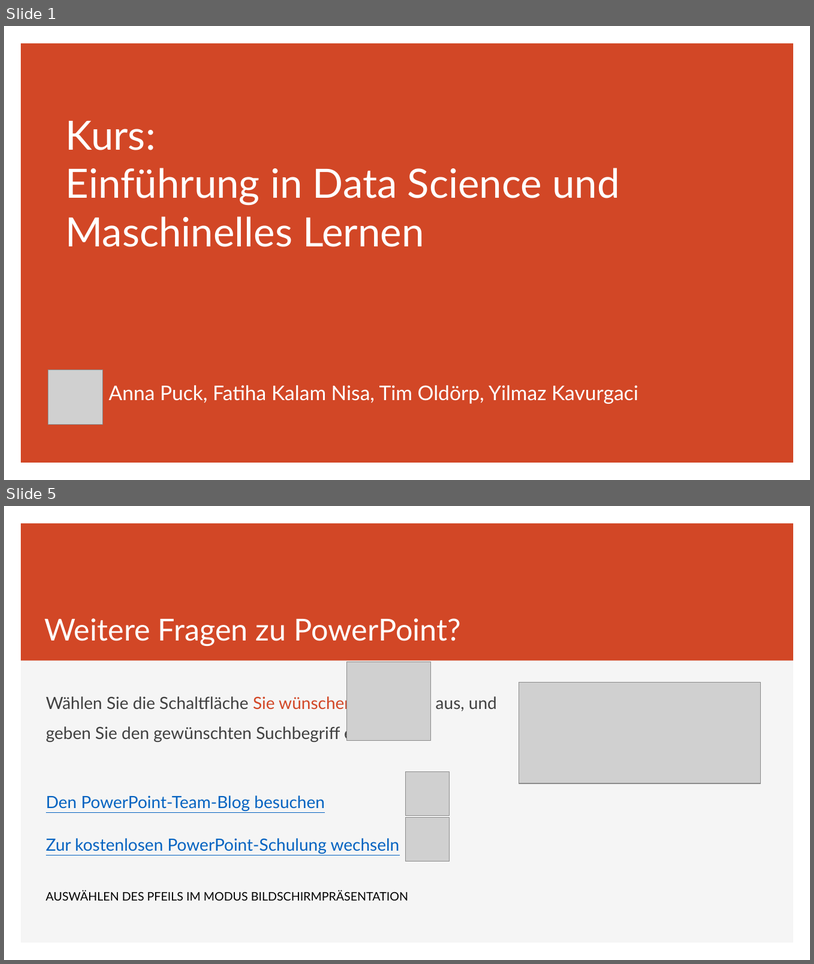
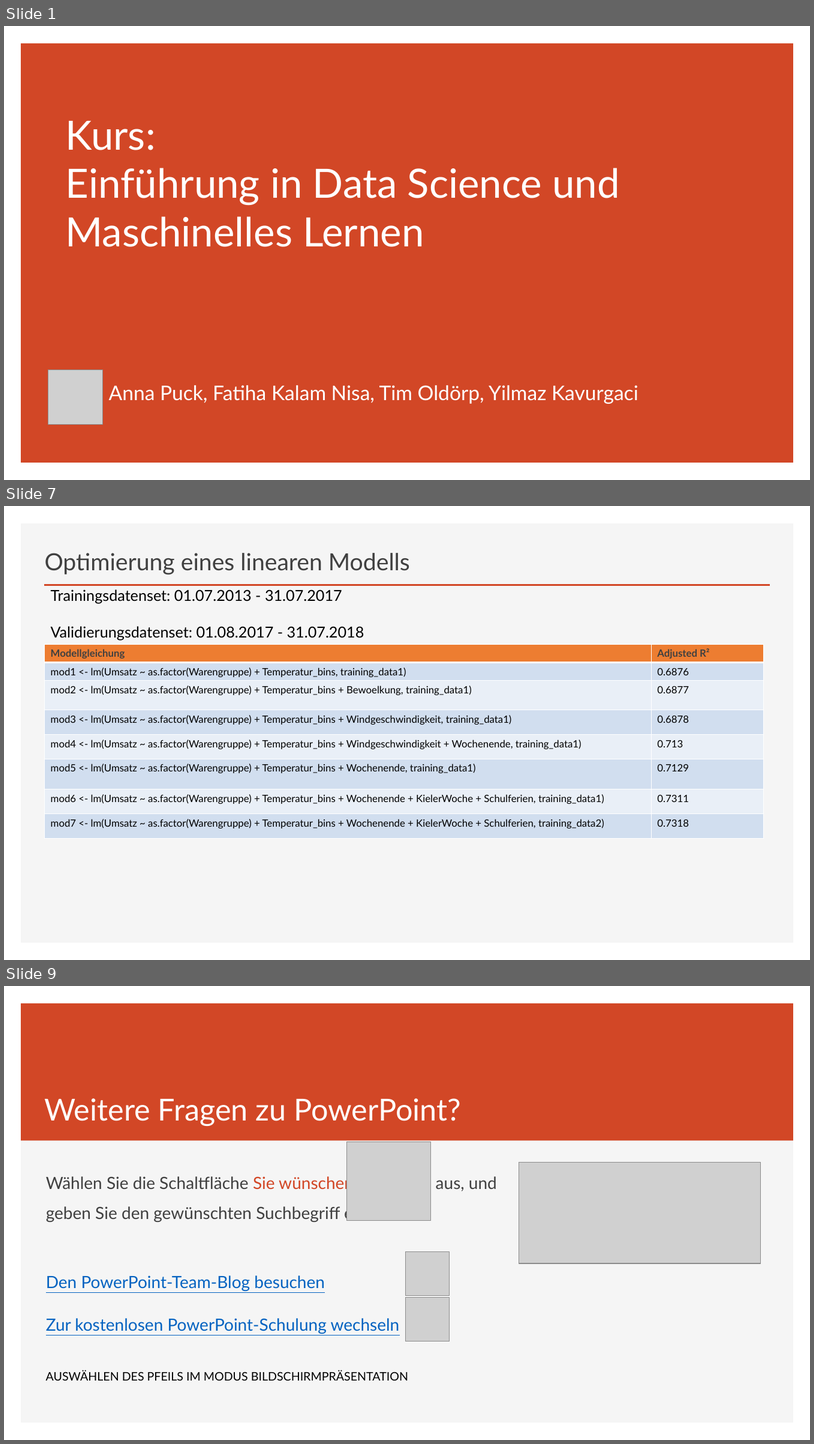
Before and after one commit to annapuu/gruppe3, a slide deck: 4_Presentation/Präsentation.pptx. Shown one above the other, each under a label of ours: slides 1 and 5 before the commit, slides 1, 7 and 9 after it; the slides between them are not shown. The pictures are 814x964 and 814x1444 pixels, drawn with LibreOffice and Linux fonts; fonts in the diff are those of the drawing; grey boxes stand for pictures. Boxes give left, top, right and bottom in pixels: in the first picture for what was removed or moved away, otherwise in the second. Text is boxed around its words. In the diff, an @@ line names an element or a change of style, - is before the commit and + after.

```diff
--- a/4_Presentation/Präsentation.pptx
+++ b/4_Presentation/Präsentation.pptx
@@ slide 7 added at [4, 506, 810, 960], background #FFFFFF; not listed: 1 template element that a slide beside it also shows @@
@@ title added at [45, 553, 410, 574], 28 pt, text #404040 @@
+Optimierung eines linearen Modells
@@ line added from (44, 585) to (770, 585), #D24726 2 pt @@
@@ text added at [51, 589, 365, 640], 18 pt, text #000000 @@
+Trainingsdatenset: 01.07.2013 - 31.07.2017
+Validierungsdatenset: 01.08.2017 - 31.07.2018
@@ table added at [45, 644, 764, 838], 8 rows, 2 columns @@
+Modellgleichung | Adjusted R²
+mod1 <- lm(Umsatz ~ as.factor(Warengruppe) + Temperatur_bins, training_data1) | 0.6876
+mod2 <- lm(Umsatz ~ as.factor(Warengruppe) + Temperatur_bins + Bewoelkung, training_data1) | 0.6877
+mod3 <- lm(Umsatz ~ as.factor(Warengruppe) + Temperatur_bins + Windgeschwindigkeit, training_data1) | 0.6878
+mod4 <- lm(Umsatz ~ as.factor(Warengruppe) + Temperatur_bins + Windgeschwindigkeit + Wochenende, training_data1) | 0.713
+mod5 <- lm(Umsatz ~ as.factor(Warengruppe) + Temperatur_bins + Wochenende, training_data1) | 0.7129
+mod6 <- lm(Umsatz ~ as.factor(Warengruppe) + Temperatur_bins + Wochenende + KielerWoche + Schulferien, training_data1) | 0.7311
+mod7 <- lm(Umsatz ~ as.factor(Warengruppe) + Temperatur_bins + Wochenende + KielerWoche + Schulferien, training_data2) | 0.7318
@@ what was slide 5 is now slide 9 @@
```
Also in this commit, not shown: 3 slides changed, 3 other slides added.
